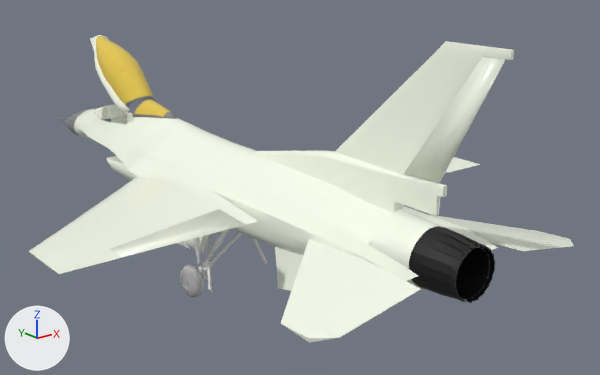
Renders of the Blender file Environment/Object Files/F-16/F-16 retoplology.blend from each side of a commit.
Before and after are seen from a 50 mm lens placed at (-44.8, -79.2, 22.0), pointed at (6.7, -14.8, -3.8). The axes (+X, +Y, +Z) are drawn at lower left. The lights are the same throughout.

Names of what the first picture shows: 'Cylinder.007', 'Cylinder.008', 'Cylinder.009', 'Cylinder.014', 'Cylinder.015', 'Cylinder.019', 'Cylinder.020', 'F-16 .001', 'F-16 .002', 'F-16 .003', 'F-16 .004', 'F-16 Body.001', 'F-16 Body.019', 'F-16 Under Wheels Flaps.001', 'Rear Wheels', 'Rear Wings', 'Upper Wing', 'Wing  1'.
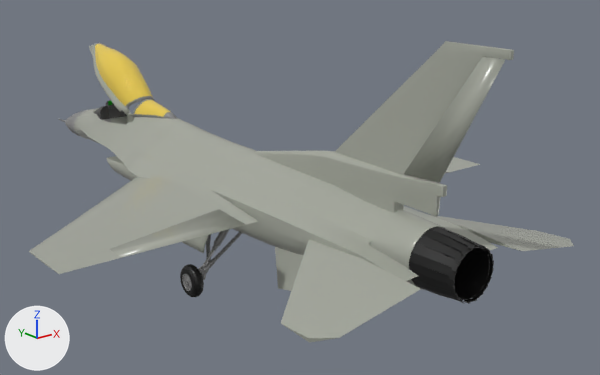
ob_thruster_group is not drawn itself; it is the parent of ob_f_16_body_006, ob_f_16_body_008, ob_f_16_body_001, ob_f_16_body_002, ob_f_16_body_003, ob_f_16_body_004, ob_f_16_body_005, ob_f_16_body_007.

Edits to the bpy script that builds the scene:
```text
Change mat_body_material:
    mat_body_material.base_color: (0.954, 1.0, 0.859) -> (0.373, 0.391, 0.337)  # white #faffee -> grey #a4a89d
Add mat_tire:
    mat_tire = principled_material('Tire')
    mat_tire.base_color = (0.0, 0.0, 0.0)  # black #000000
Add mat_bolt_metal:
    mat_bolt_metal = principled_material('Bolt/Metal')
    mat_bolt_metal.base_color = (0.208, 0.208, 0.208)  # grey #7e7e7e
Add mat_cockpit_metal:
    mat_cockpit_metal = principled_material('Cockpit Metal')
    mat_cockpit_metal.base_color = (0.0659, 0.0659, 0.0659)  # dark grey #494949
Change me_torus_001:
    where me_torus_001.from_pydata(...)  # 543 vertices, 564 faces; spans x -1.24..1.24, y -1.21..1.27, z -0.35..0.35
    used by ob_rear_wheels; location = (-7.28, -15.87, -10.06); rotation_euler = (-6.283, 1.571, 0.0), in degrees (-360, 90, 0); scale = (-1.27, -1.27, -1.84)
    me_torus_001 part 1: 264 of the faces centred in x -1.22..1.22, y -1.2..1.25, z -0.31..0.3 switch from no material to mat_tire (black #000000)
    me_torus_001 part 2: 300 of the faces centred in x -0.62..0.62, y -0.59..0.65, z -0.35..0.35 switch from no material to mat_bolt_metal (grey #7e7e7e)
Add me_cube_045:
    me_cube_045.from_pydata(...)  # 84 vertices, 82 faces; spans x -0.388..-0.331, y 9.353..10.066, z -3.561..-2.907
    me_cube_045.polygons.foreach_set('use_smooth', [True] * 82)
    me_cube_045.materials.append(mat_cockpit_metal)  # dark grey #494949
Add me_cube_040:
    me_cube_040.from_pydata(...)  # 286 vertices, 254 faces; spans x -1.7..1.7, y 8.96..12.63, z -5.26..-3.37
    me_cube_040.polygons.foreach_set('use_smooth', [True] * 254)
    me_cube_040.materials.append(mat_cockpit_metal)  # dark grey #494949
Add me_cube_044:
    me_cube_044.from_pydata(...)  # 16 vertices, 14 faces; spans x -0.388..-0.331, y 9.315..10.002, z -3.587..-2.907
    me_cube_044.polygons.foreach_set('use_smooth', [True] * 14)
    me_cube_044.materials.append(mat_cockpit_metal)  # dark grey #494949
Change ob_thruster_group:
    ob_thruster_group.location: (0.159, -42.17, -2.112) -> (0.0, -42.17, -2.112)
Change ob_f_16__001:
    ob_f_16__001.rotation_euler: (0.733, 0.0, 0.0) -> (0.646, 0.0, 0.0)  # degrees (42, 0, 0) -> degrees (37, 0, 0)
Change ob_rear_wheels:
    where _m = ob_rear_wheels.modifiers.new('Mirror', 'MIRROR')
    add _m.mirror_object = ob_f_16__003
Add ob_f_16__007:
    ob_f_16__007 = bpy.data.objects.new('F-16 .007', me_cube_045)
    ob_f_16__007.location = (0.0, 4.5, 4.57)
    ob_f_16__007.scale = (1.14, 1.0, 1.0)
    _m = ob_f_16__007.modifiers.new('Mirror', 'MIRROR')
    _m.mirror_object = ob_f_16__005
Add ob_f_16__005:
    ob_f_16__005 = bpy.data.objects.new('F-16 .005', me_cube_040)
    ob_f_16__005.location = (0.0, 4.5, 4.57)
    ob_f_16__005.scale = (1.14, 1.0, 1.0)
Add ob_f_16__006:
    ob_f_16__006 = bpy.data.objects.new('F-16 .006', me_cube_044)
    ob_f_16__006.location = (0.0, 4.5, 4.57)
    ob_f_16__006.scale = (1.14, 1.0, 1.0)
    _m = ob_f_16__006.modifiers.new('Mirror', 'MIRROR')
    _m.mirror_object = ob_f_16__005
```

What differs and where, as boxes (x1, y1, x2, y2) in the pictures (600 x 375 px):
'F-16 .003', recoloured (white to grey)
    both: (29, 41, 514, 300)
'Rear Wings', recoloured (white to grey)
    both: (281, 214, 574, 342)
'Upper Wing', recoloured (white to grey)
    both: (404, 56, 505, 183)
'F-16 .001', recoloured, turned
    before: (90, 35, 155, 113)
    after: (89, 43, 155, 115)
'Wing  1', recoloured (white to grey)
    both: (110, 209, 246, 258)
'Rear Wheels', recoloured (grey to black)
    both: (180, 264, 204, 297)
'F-16 Body.020', moved
    before: (412, 242, 463, 272)
    after: (412, 243, 461, 272)
'F-16 Body.001', moved
    before: (417, 234, 468, 263)
    after: (416, 235, 466, 264)
'F-16 Body.019', moved
    before: (409, 251, 459, 280)
    after: (409, 252, 457, 281)
'F-16 Body.018', moved
    before: (409, 260, 457, 288)
    after: (409, 261, 455, 289)
'F-16 Body.016', moved
    before: (424, 228, 474, 255)
    after: (423, 229, 473, 256)
'F-16 Body.017', moved
    before: (409, 269, 457, 295)
    after: (412, 271, 456, 296)
'F-16 .005', added
    after: (94, 105, 127, 120)
'F-16 .004', recoloured (grey to black)
    both: (95, 104, 127, 120)
'F-16 Body.021', moved
    before: (431, 226, 480, 249)
    after: (430, 227, 478, 249)
'F-16 Body.008', moved
    before: (412, 278, 461, 300)
    after: (412, 279, 459, 301)
'Cylinder.015', recoloured
    both: (211, 232, 268, 264)
'F-16 Under Wheels Flaps.001', recoloured
    both: (183, 235, 208, 253)
'Cylinder.008', recoloured
    both: (193, 229, 229, 251)
'Cylinder.019', recoloured
    both: (206, 237, 213, 292)
'F-16 Body.002', moved
    before: (415, 283, 466, 303)
    after: (415, 284, 464, 303)
'F-16 Body.015', moved
    before: (439, 226, 486, 248)
    after: (439, 227, 484, 248)
'F-16 Body.014', moved
    before: (449, 229, 490, 251)
    after: (444, 228, 489, 252)
'Cylinder.014', recoloured
    both: (196, 249, 215, 264)
'Cylinder.007', recoloured
    both: (198, 265, 208, 275)
'Cylinder.020', recoloured
    both: (177, 234, 211, 249)
'Cylinder.018', recoloured
    both: (205, 260, 214, 270)
'F-16 Body.011', moved
    before: (489, 260, 495, 271)
    after: (489, 260, 494, 271)
'F-16 Body.010', moved
    before: (488, 268, 495, 279)
    after: (487, 269, 494, 279)
'F-16 Body.009', moved
    before: (484, 276, 493, 287)
    after: (484, 277, 492, 287)
'F-16 Body.013', moved
    before: (484, 248, 493, 257)
    after: (486, 248, 492, 257)
'F-16 Body.007', moved
    before: (480, 285, 489, 293)
    after: (479, 285, 488, 294)
'F-16 Body.012', moved
    before: (488, 253, 494, 263)
    after: (489, 254, 493, 264)
'F-16 Body.005', moved
    before: (473, 292, 485, 299)
    after: (473, 293, 483, 300)
'F-16 Body.003', moved
    before: (467, 298, 479, 302)
    after: (461, 298, 477, 302)
'Cylinder.009', recoloured
    both: (202, 273, 208, 280)
'Cylinder.011', recoloured
    both: (202, 262, 206, 268)
part 1 of me_torus_001, recoloured (grey to black)
    both: (180, 264, 204, 297)
part 2 of me_torus_001, recoloured
    both: (182, 274, 192, 291)
